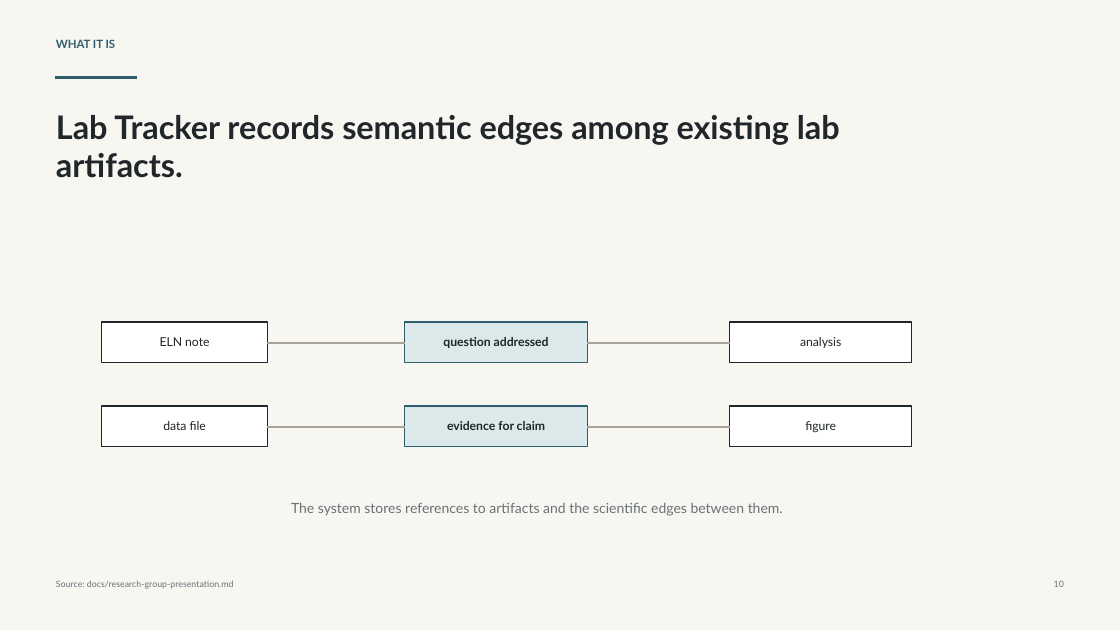
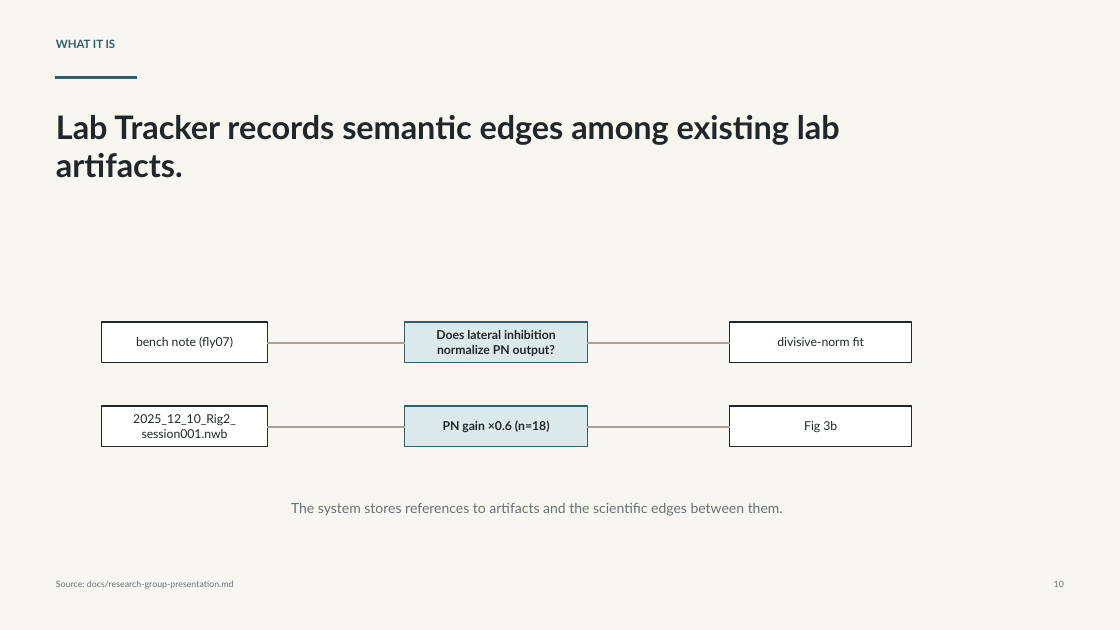
Before and after one commit to SamuelBrudner/lab-tracker, a slide deck: slide 10 of outputs/019e93bf-5861-7ba2-af6a-d3677b8793cd/presentations/lab-tracker-research-group/output/lab-tracker-research-group-presentation.pptx. Drawn at 1120x630 pixels with LibreOffice and Linux fonts; fonts in the diff are those of the drawing. Boxes give left, top, right and bottom in pixels: in the first picture for what was removed or moved away, otherwise in the second. Text is boxed around its words. In the diff, an @@ line names an element or a change of style, - is before the commit and + after.

```diff
--- a/outputs/019e93bf-5861-7ba2-af6a-d3677b8793cd/presentations/lab-tracker-research-group/output/lab-tracker-research-group-presentation.pptx
+++ b/outputs/019e93bf-5861-7ba2-af6a-d3677b8793cd/presentations/lab-tracker-research-group/output/lab-tracker-research-group-presentation.pptx
@@ text at (136,336,233,348): text changed @@
-ELN note
+bench note (fly07)
@@ text at (436,330,556,356): text changed @@
-question addressed
+Does lateral inhibition
+normalize PN output?
@@ text at (777,337,864,346): text changed @@
-analysis
+divisive-norm fit
@@ text at (133,414,236,438): text changed @@
-data file
+2025_12_10_Rig2_
+session001.nwb
@@ text at (443,420,550,432): text changed @@
-evidence for claim
+PN gain ×0.6 (n=18)
@@ text at (804,421,837,433): text changed @@
-figure
+Fig 3b
```
Also in this commit, not shown: 11 other slides changed, 2 slides removed, 3 other files.
